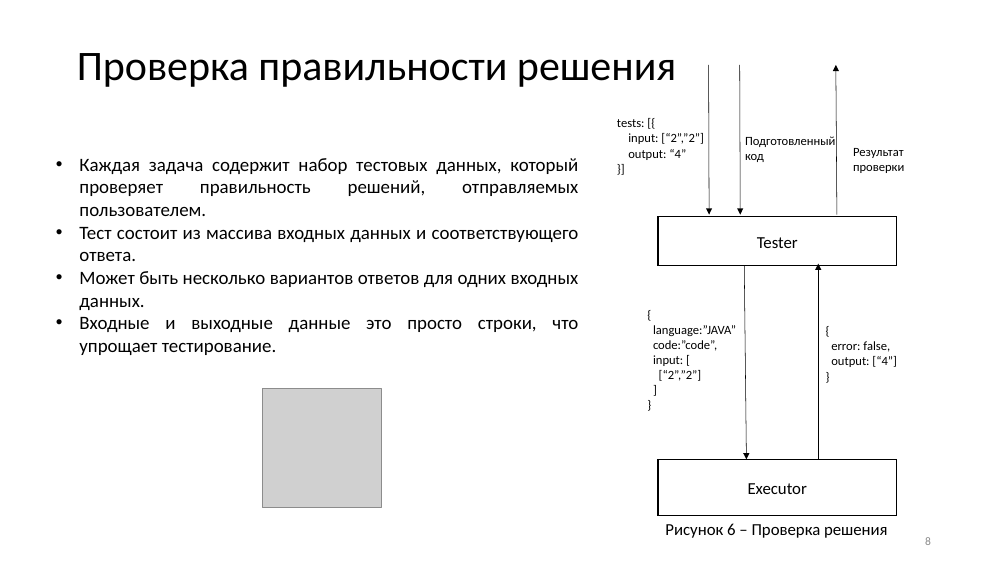
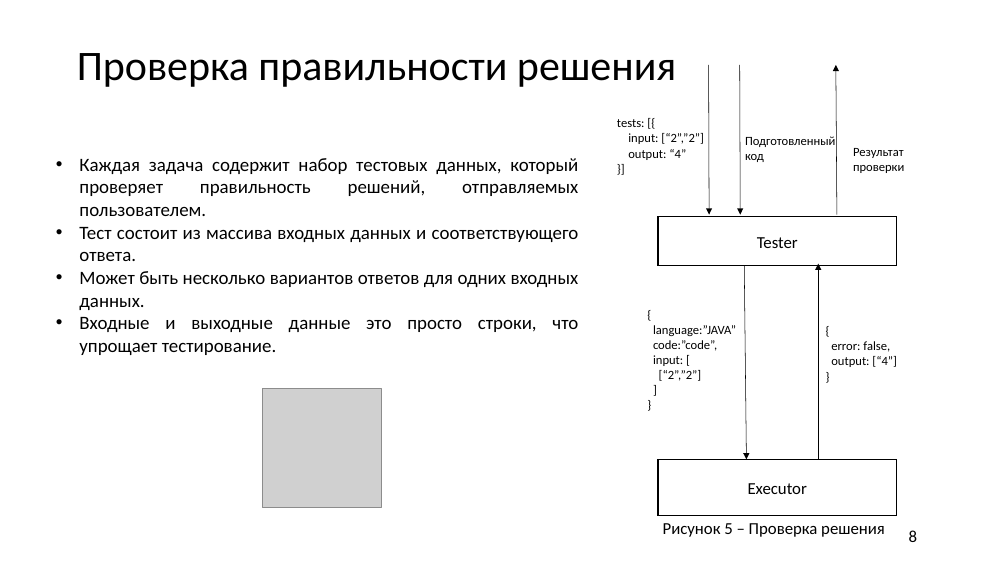
Before and after one commit to R3nnyWeb/Codest, a slide deck: slide 8 of Вашкулатов 12.04.pptx. Drawn at 1008x567 pixels with LibreOffice and Linux fonts; fonts in the diff are those of the drawing; grey boxes stand for pictures; background and template pictures are left out. Boxes give left, top, right and bottom in pixels: in the first picture for what was removed or moved away, otherwise in the second. Text is boxed around its words. In the diff, an @@ line names an element or a change of style, - is before the commit and + after.

```diff
--- a/Вашкулатов 12.04.pptx
+++ b/Вашкулатов 12.04.pptx
@@ text at (663,523,885,537): text changed @@
-Рисунок 6 – Проверка решения
+Рисунок 5 – Проверка решения
@@ page number: place and size @@
-page number at (925,537,931,545)
+page number at (909,530,917,542)
@@ page number at (909,530,917,542): size 11 to 16 pt, text colour #8C8C8C to #000000 @@
```
Also in this commit, not shown: 10 other slides changed, 2 slides added, 3 slides removed, 35 other files.
